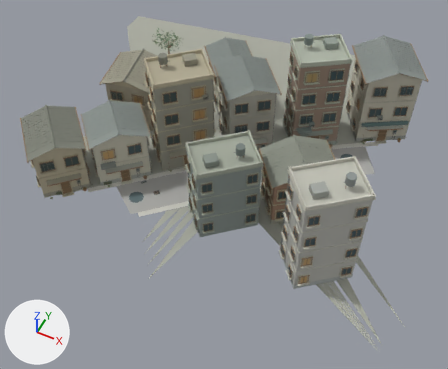
The glTF model assets/town/renewal/models/street_2_4.glb as it was, and as the next commit left it.
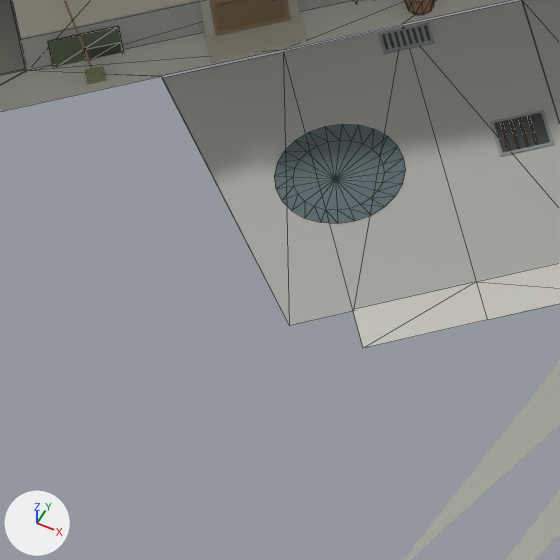
The first picture shows the older version from a 50 mm lens placed at (103.7, -195.5, 54.3), pointed at (81.9, -151.9, -0.1). The close-ups show the older and then the newer version on the part from 22% to 36% of the width and 48% to 65% of the height of that picture. Only the edits that show in the close-ups are written down. The lights are fixed; the arrows at lower left show +X, +Y and +Z. The close-ups show mesh edges as thin lines. Vertices at exactly the same position are counted once.

In view in the first close-up: 'cable.002', 'graybrick.002', 'ground.081', 'metal.002', 'paving.049', 'plaster.002', 'puddle.005', 'road.016', 'stain.002', 'trim.002', 'wood.002' and 2 more.
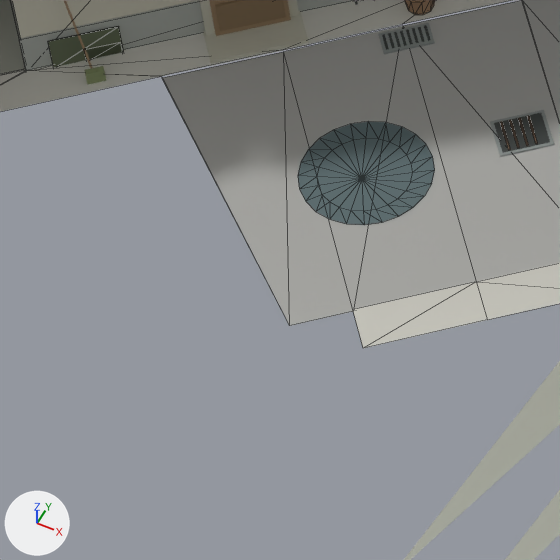
Boxes [x1, y1, x2, y2] around the edits, measured in the close-ups (560 x 560 px):
'puddle.005', reshaped
    before: [274, 124, 406, 223]
    after: [298, 121, 435, 225]

The change, as a list of edits to the scene's bpy script:
```text
Change me_puddle_005:
    used by ob_puddle_005; location = (0.0, 0.0, 0.0)
    remove me_puddle_005.from_pydata(...)  # 147 vertices, 216 faces; spans x 73.0..94.3, y -159.1..-140.7, z 0.0
    add me_puddle_005.from_pydata(...)  # 147 vertices, 216 faces; spans x 73.2..94.9, y -159.0..-141.3, z 0.0
    me_puddle_005 part 1: the loose piece of 49 vertices spanning x 73.0..74.7, y -159.1..-157.4, z 0.0 is moved by (0.3, 0.2, 0.0)
    other edits to the shape of me_puddle_005 do not show in these pictures
```
